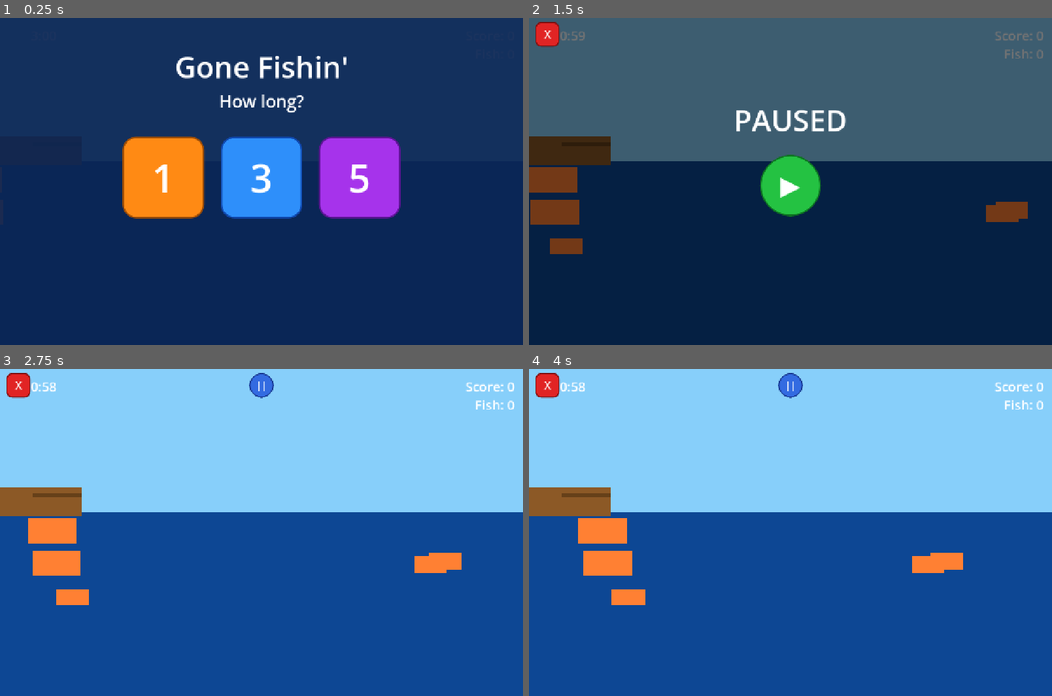
Above: before the commit, frames 1-4 (two rows, left to right).
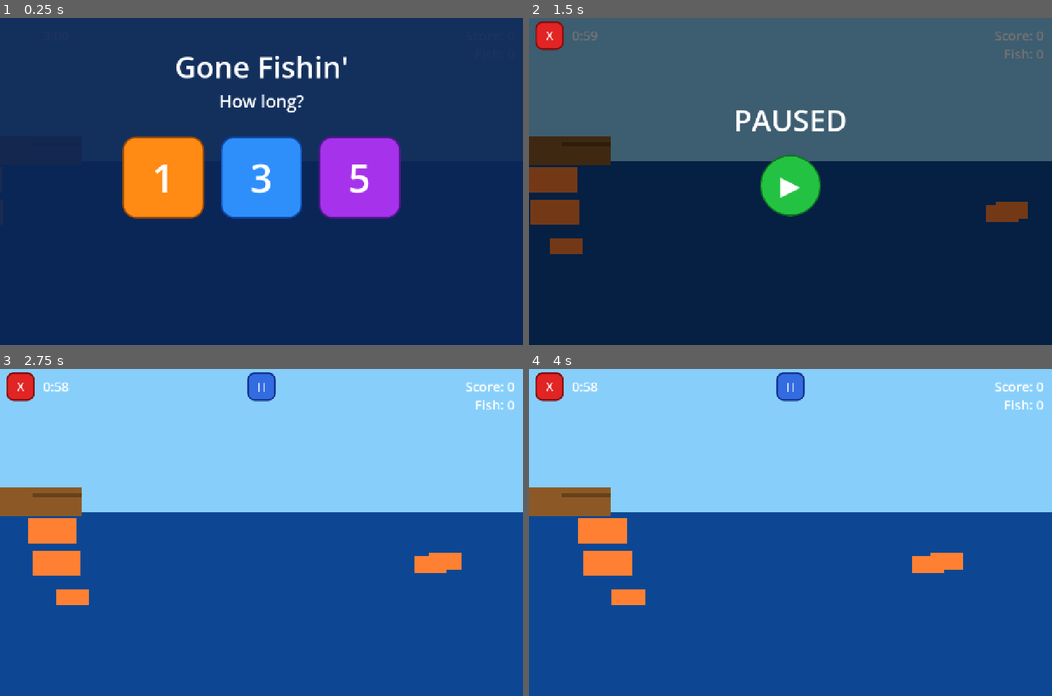
Above: after the commit, the same moments.

Repository: abroederdorf/Carters-Games
Game: Godot game, scene res://scenes/Game.tscn
Same seed, same stepped clock (60 frames per second), same inputs: the game is played once before the commit and once after it.
Inputs:
- Up to frame 1 (0.25 s): no input
- Up to frame 2 (1.5 s): click "1" at 0.5 s; click "||" at 1.25 s
- Up to frame 3 (2.75 s): click "▶" at 2 s
- Up to frame 4 (4 s): click "||" at 2.75 s; click "▶" at 3.5 s

The runs differ from the first frame. In frame 2, 0.3% of the frame differs, in the area x 1-13%, y 1-10%; in frame 3, 0.6%, in the area x 1-53%, y 1-10%; in frame 4, 0.6%.

Commit message:
Match pause/exit button style to timer buttons; thicken fishing line
- Pause and exit buttons: corner_radius 18, border_width 4 (same as 1/3/5
  buttons) — rounded square instead of circle/thin border
- Both HUD buttons resized to 70x70 for a more substantial tap target
- Timer label shifted right (offset_left 75 → 105) for breathing room
  between the X button and the clock
- Fishing line width 2 → 4 for visibility

Co-Authored-By: Claude Sonnet 4.6 <noreply@anthropic.com>

Diff:
--- a/scenes/Game.tscn
+++ b/scenes/Game.tscn
@@ -49,7 +49,7 @@
 
 [node name="Line2D" type="Line2D" parent="Rod"]
 default_color = Color(0.6, 0.4, 0.2, 1)
-width = 2.0
+width = 4.0
 
 [node name="Hook" type="Area2D" parent="Rod"]
 position = Vector2(120, -10)
--- a/scenes/UI.tscn
+++ b/scenes/UI.tscn
@@ -4,57 +4,57 @@
 
 [sub_resource type="StyleBoxFlat" id="SBF_exit_n"]
 bg_color = Color(0.88, 0.14, 0.14, 1)
-corner_radius_top_left = 14
-corner_radius_top_right = 14
-corner_radius_bottom_right = 14
-corner_radius_bottom_left = 14
-corner_detail = 8
-border_width_left = 3
-border_width_top = 3
-border_width_right = 3
-border_width_bottom = 3
+corner_radius_top_left = 18
+corner_radius_top_right = 18
+corner_radius_bottom_right = 18
+corner_radius_bottom_left = 18
+corner_detail = 8
+border_width_left = 4
+border_width_top = 4
+border_width_right = 4
+border_width_bottom = 4
 border_color = Color(0.50, 0.05, 0.05, 1)
 anti_aliased = true
 
 [sub_resource type="StyleBoxFlat" id="SBF_exit_p"]
 bg_color = Color(0.65, 0.08, 0.08, 1)
-corner_radius_top_left = 14
-corner_radius_top_right = 14
-corner_radius_bottom_right = 14
-corner_radius_bottom_left = 14
-corner_detail = 8
-border_width_left = 3
-border_width_top = 3
-border_width_right = 3
-border_width_bottom = 3
+corner_radius_top_left = 18
+corner_radius_top_right = 18
+corner_radius_bottom_right = 18
+corner_radius_bottom_left = 18
+corner_detail = 8
+border_width_left = 4
+border_width_top = 4
+border_width_right = 4
+border_width_bottom = 4
 border_color = Color(0.35, 0.02, 0.02, 1)
 anti_aliased = true
 
 [sub_resource type="StyleBoxFlat" id="SBF_pau_n"]
 bg_color = Color(0.20, 0.42, 0.88, 1)
-corner_radius_top_left = 30
-corner_radius_top_right = 30
-corner_radius_bottom_right = 30
-corner_radius_bottom_left = 30
-corner_detail = 12
-border_width_left = 3
-border_width_top = 3
-border_width_right = 3
-border_width_bottom = 3
+corner_radius_top_left = 18
+corner_radius_top_right = 18
+corner_radius_bottom_right = 18
+corner_radius_bottom_left = 18
+corner_detail = 8
+border_width_left = 4
+border_width_top = 4
+border_width_right = 4
+border_width_bottom = 4
 border_color = Color(0.08, 0.20, 0.55, 1)
 anti_aliased = true
 
 [sub_resource type="StyleBoxFlat" id="SBF_pau_p"]
 bg_color = Color(0.12, 0.26, 0.62, 1)
-corner_radius_top_left = 30
-corner_radius_top_right = 30
-corner_radius_bottom_right = 30
-corner_radius_bottom_left = 30
-corner_detail = 12
-border_width_left = 3
-border_width_top = 3
-border_width_right = 3
-border_width_bottom = 3
+corner_radius_top_left = 18
+corner_radius_top_right = 18
+corner_radius_bottom_right = 18
+corner_radius_bottom_left = 18
+corner_detail = 8
+border_width_left = 4
+border_width_top = 4
+border_width_right = 4
+border_width_bottom = 4
 border_color = Color(0.05, 0.12, 0.38, 1)
 anti_aliased = true
 
@@ -203,9 +203,9 @@
 script = ExtResource("1_ui001")
 
 [node name="TimerLabel" type="Label" parent="."]
-offset_left = 75.0
+offset_left = 105.0
 offset_top = 20.0
-offset_right = 255.0
+offset_right = 285.0
 offset_bottom = 60.0
 text = "3:00"
 theme_override_font_sizes/font_size = 32
@@ -282,9 +282,9 @@
 [node name="ExitButton" type="Button" parent="."]
 visible = false
 offset_left = 15.0
-offset_top = 10.0
-offset_right = 75.0
-offset_bottom = 70.0
+offset_top = 8.0
+offset_right = 85.0
+offset_bottom = 78.0
 text = "X"
 theme_override_font_sizes/font_size = 26
 theme_override_colors/font_color = Color(1, 1, 1, 1)
@@ -300,10 +300,10 @@
 anchor_top = 0.0
 anchor_right = 0.5
 anchor_bottom = 0.0
-offset_left = -30.0
-offset_top = 10.0
-offset_right = 30.0
-offset_bottom = 70.0
+offset_left = -35.0
+offset_top = 8.0
+offset_right = 35.0
+offset_bottom = 78.0
 text = "||"
 theme_override_font_sizes/font_size = 22
 theme_override_colors/font_color = Color(1, 1, 1, 1)
